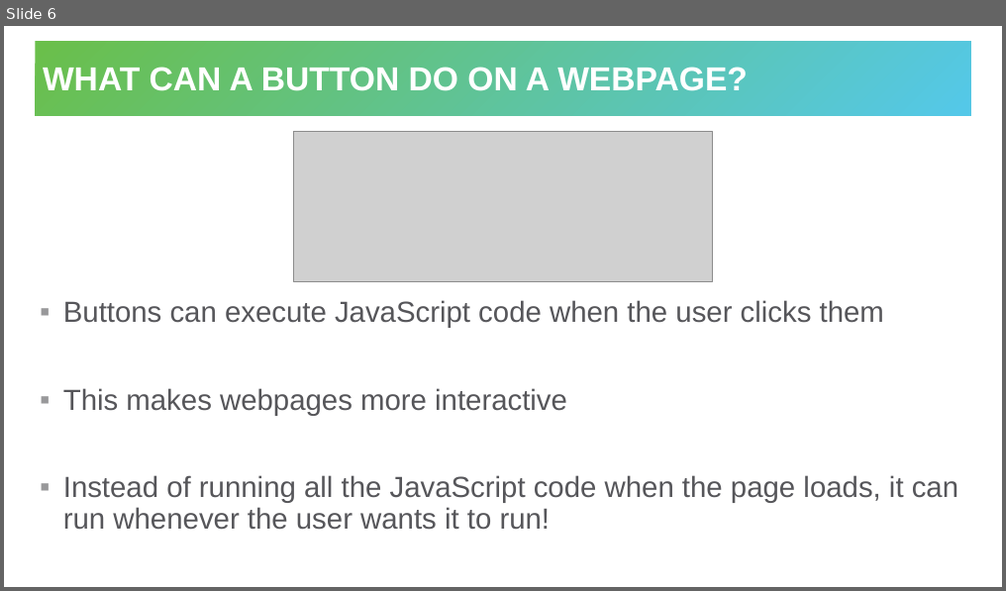
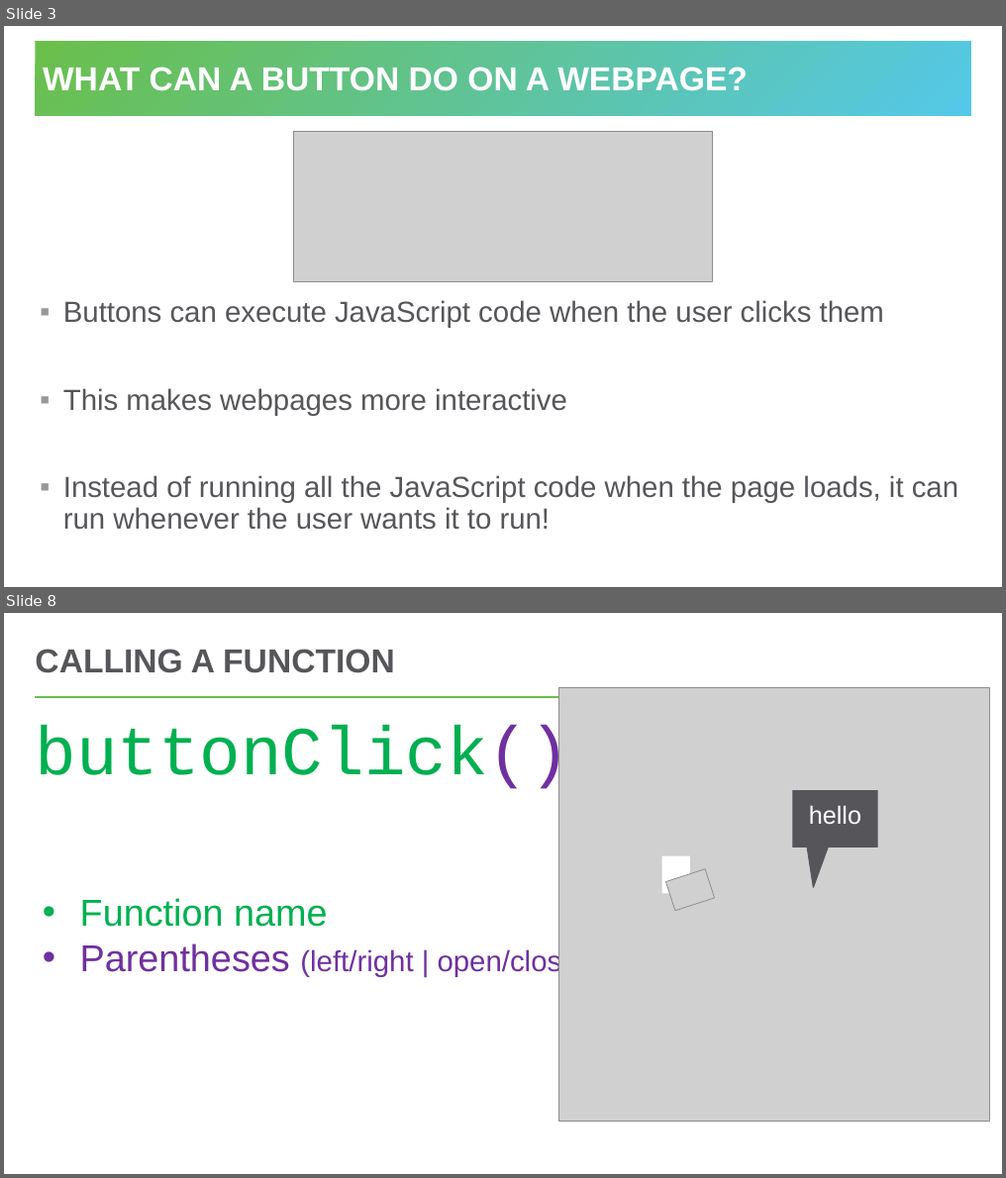
Before and after one commit to hytechclub/web-102, a slide deck: Week04/Buttons.pptx. Shown one above the other, each under a label of ours: slide 6 before the commit, slides 3 and 8 after it; the slides between them are not shown. The pictures are 1006x591 and 1006x1178 pixels, drawn with LibreOffice and Linux fonts; fonts in the diff are those of the drawing; grey boxes stand for pictures. Boxes give left, top, right and bottom in pixels: in the first picture for what was removed or moved away, otherwise in the second. Text is boxed around its words. In the diff, an @@ line names an element or a change of style, - is before the commit and + after.

```diff
--- a/Week04/Buttons.pptx
+++ b/Week04/Buttons.pptx
@@ slide 8 added at [4,613,1002,1174], background #FFFFFF @@
@@ title added at [35,649,395,673], 32 pt, text #56565A, bold @@
+CALLING A FUNCTION
@@ line added from (36, 697) to (971, 697), #54C8E8 2.25 pt @@
@@ picture added at [559,688,990,1121] @@
@@ text added at [35,725,570,793], 66 pt, text #00B050 @@
+buttonClick()
@@ speech box added at [793,791,877,848], fill #56565A, outline #56565A 1 pt, 24 pt, text #FFFFFF @@
+hello
@@ rectangle added at [662,857,690,894], fill #FFFFFF @@
@@ picture added at [665,868,715,911] @@
@@ text added at [80,898,588,977], 36 pt, text #7030A0 @@
+• Function name
+• Parentheses (left/right | open/close)
@@ what was slide 6 is now slide 3 @@
```
Also in this commit, not shown: 6 slides changed, 2 other slides added, 3 slides removed, 8 other files.
